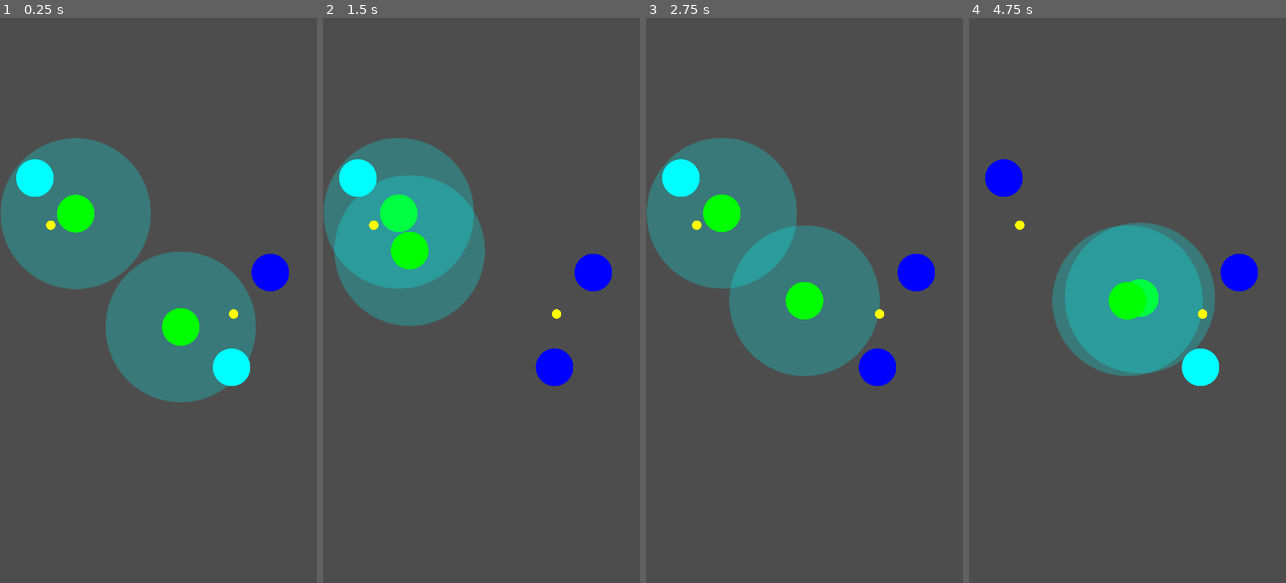
Above: before the commit, frames 1-4 (left to right).
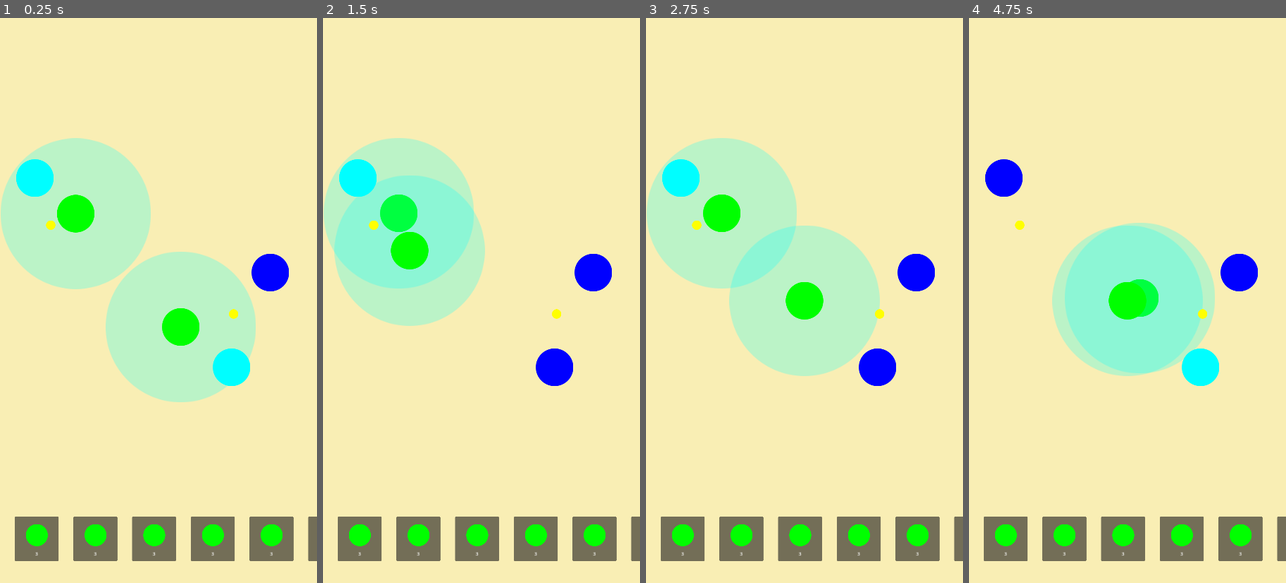
Above: after the commit, the same moments.

Repository: sisipun/Electrify
Game: Godot game, scene res://script/game.tscn
Two runs of this game, one before a commit and one after it. Both use one fixed random seed, a clock stepped at 60 frames per second and the inputs below.
Inputs (mouse positions are in pixels of both pictures, inside the frame that each line leads up to):
- Up to frame 1 (0.25 s): no input
- Up to frame 2 (1.5 s): tap Enter at 0.5 s; drag from (503, 328) to (399, 215) at 0.52 s; drag from (373, 227) to (481, 300) at 1.27 s
- Up to frame 3 (2.75 s): tap Space at 2 s; move the mouse to (880, 311) at 2.02 s; click (880, 311) at 2.17 s
- Up to frame 4 (4.75 s): tap Enter at 2.75, 4.25 s; drag from (1019, 227) to (1127, 300) at 2.77 s; tap Space at 3.5 s; move the mouse to (1222, 385) at 3.52 s; click (1222, 385) at 3.67 s; drag from (1032, 215) to (1127, 300) at 4.27 s

The runs differ from the first frame. In frame 1, 97% of the frame differs, in the area x 0-100%, y 0-100%; in frame 2, 97%; in frame 3, 97%; in frame 4, 97%.

Commit message:
Create interface node + station list panel

Diff:
--- a/script/game.tscn
+++ b/script/game.tscn
@@ -1,9 +1,30 @@
-[gd_scene load_steps=2 format=3 uid="uid://c2kb26jw5eyle"]
+[gd_scene load_steps=4 format=3 uid="uid://c2kb26jw5eyle"]
 
 [ext_resource type="PackedScene" uid="uid://civmld8jgj43g" path="res://script/level/level.tscn" id="1_qe6p7"]
+[ext_resource type="PackedScene" uid="uid://bfuyhl76347oj" path="res://script/interface/interface.tscn" id="2_ulcvg"]
+[ext_resource type="PackedScene" uid="uid://x3t4tisbkbcj" path="res://script/interface/panel/station/station_list_panel.tscn" id="3_t84e3"]
 
 [node name="Game" type="Node"]
+
+[node name="BackgroundLayer" type="CanvasLayer" parent="."]
+layer = 0
+
+[node name="Backfround" type="ColorRect" parent="BackgroundLayer"]
+anchors_preset = 15
+anchor_right = 1.0
+anchor_bottom = 1.0
+grow_horizontal = 2
+grow_vertical = 2
+color = Color(0.976471, 0.933333, 0.705882, 1)
 
 [node name="LevelLayer" type="CanvasLayer" parent="."]
 
 [node name="Level" parent="LevelLayer" instance=ExtResource("1_qe6p7")]
+
+[node name="InterfaceLayer" type="CanvasLayer" parent="."]
+layer = 2
+
+[node name="Interface" parent="InterfaceLayer" instance=ExtResource("2_ulcvg")]
+
+[node name="StationList" parent="InterfaceLayer/Interface" instance=ExtResource("3_t84e3")]
+layout_mode = 1
--- /dev/null
+++ b/script/interface/common/component/container/drag_scroll/drag_scroll_container.gd
@@ -0,0 +1,8 @@
+class_name DragScrollContainer
+extends ScrollContainer
+
+
+func _gui_input(event: InputEvent) -> void:
+	if event is InputEventScreenDrag:
+		scroll_vertical -= event.relative.y
+		scroll_horizontal -= event.relative.x
--- /dev/null
+++ b/script/interface/common/component/container/drag_scroll/drag_scroll_container.tscn
@@ -0,0 +1,6 @@
+[gd_scene load_steps=2 format=3 uid="uid://dblvp6eu31chm"]
+
+[ext_resource type="Script" path="res://script/interface/common/component/container/drag_scroll/drag_scroll_container.gd" id="1_a0k0n"]
+
+[node name="DragScrollContainer" type="ScrollContainer"]
+script = ExtResource("1_a0k0n")
--- /dev/null
+++ b/script/interface/interface.tscn
@@ -0,0 +1,10 @@
+[gd_scene format=3 uid="uid://bfuyhl76347oj"]
+
+[node name="Interface" type="Control"]
+layout_mode = 3
+anchors_preset = 15
+anchor_right = 1.0
+anchor_bottom = 1.0
+grow_horizontal = 2
+grow_vertical = 2
+mouse_filter = 1
--- /dev/null
+++ b/script/interface/panel/station/station_definition.gd
@@ -0,0 +1,7 @@
+class_name StationDefinition
+extends Panel
+
+
+func _gui_input(event: InputEvent) -> void:
+	if event is InputEventScreenDrag:
+		print('drag')
--- /dev/null
+++ b/script/interface/panel/station/station_definition.tscn
@@ -0,0 +1,41 @@
+[gd_scene load_steps=3 format=3 uid="uid://ceeklw0avuh5r"]
+
+[ext_resource type="Script" path="res://script/interface/panel/station/station_definition.gd" id="1_vi62g"]
+[ext_resource type="Texture2D" uid="uid://ctha0p0dasaaa" path="res://asset/image/level/station/station.svg" id="1_ysehr"]
+
+[node name="StationDefinition" type="Panel"]
+custom_minimum_size = Vector2(150, 150)
+offset_right = 150.0
+offset_bottom = 150.0
+script = ExtResource("1_vi62g")
+
+[node name="Body" type="NinePatchRect" parent="."]
+custom_minimum_size = Vector2(75, 75)
+layout_mode = 1
+anchors_preset = 5
+anchor_left = 0.5
+anchor_right = 0.5
+offset_left = -37.5
+offset_top = 25.0
+offset_right = 37.5
+offset_bottom = 100.0
+grow_horizontal = 2
+texture = ExtResource("1_ysehr")
+
+[node name="Count" type="Label" parent="."]
+custom_minimum_size = Vector2(75, 30)
+layout_mode = 1
+anchors_preset = 7
+anchor_left = 0.5
+anchor_top = 1.0
+anchor_right = 0.5
+anchor_bottom = 1.0
+offset_left = -37.5
+offset_top = -40.0
+offset_right = 37.5
+offset_bottom = -10.0
+grow_horizontal = 2
+grow_vertical = 0
+text = "3"
+horizontal_alignment = 1
+vertical_alignment = 1
--- /dev/null
+++ b/script/interface/panel/station/station_list_panel.tscn
@@ -0,0 +1,59 @@
+[gd_scene load_steps=3 format=3 uid="uid://x3t4tisbkbcj"]
+
+[ext_resource type="PackedScene" uid="uid://dblvp6eu31chm" path="res://script/interface/common/component/container/drag_scroll/drag_scroll_container.tscn" id="1_yyo3t"]
+[ext_resource type="PackedScene" uid="uid://ceeklw0avuh5r" path="res://script/interface/panel/station_definition.tscn" id="2_h815n"]
+
+[node name="StationList" type="Control"]
+custom_minimum_size = Vector2(0, 300)
+layout_mode = 3
+anchors_preset = 12
+anchor_top = 1.0
+anchor_right = 1.0
+anchor_bottom = 1.0
+grow_horizontal = 2
+grow_vertical = 0
+
+[node name="DragScrollContainer" parent="." instance=ExtResource("1_yyo3t")]
+layout_mode = 1
+anchors_preset = 15
+anchor_right = 1.0
+anchor_bottom = 1.0
+grow_horizontal = 2
+grow_vertical = 2
+horizontal_scroll_mode = 3
+vertical_scroll_mode = 3
+
+[node name="CenterContainer" type="CenterContainer" parent="DragScrollContainer"]
+layout_mode = 2
+size_flags_horizontal = 3
+size_flags_vertical = 3
+
+[node name="MarginContainer" type="MarginContainer" parent="DragScrollContainer/CenterContainer"]
+layout_mode = 2
+theme_override_constants/margin_left = 50
+theme_override_constants/margin_right = 50
+
+[node name="Definitions" type="HBoxContainer" parent="DragScrollContainer/CenterContainer/MarginContainer"]
+layout_mode = 2
+theme_override_constants/separation = 50
+
+[node name="StationDefinition" parent="DragScrollContainer/CenterContainer/MarginContainer/Definitions" instance=ExtResource("2_h815n")]
+layout_mode = 2
+
+[node name="StationDefinition2" parent="DragScrollContainer/CenterContainer/MarginContainer/Definitions" instance=ExtResource("2_h815n")]
+layout_mode = 2
+
+[node name="StationDefinition3" parent="DragScrollContainer/CenterContainer/MarginContainer/Definitions" instance=ExtResource("2_h815n")]
+layout_mode = 2
+
+[node name="StationDefinition4" parent="DragScrollContainer/CenterContainer/MarginContainer/Definitions" instance=ExtResource("2_h815n")]
+layout_mode = 2
+
+[node name="StationDefinition5" parent="DragScrollContainer/CenterContainer/MarginContainer/Definitions" instance=ExtResource("2_h815n")]
+layout_mode = 2
+
+[node name="StationDefinition6" parent="DragScrollContainer/CenterContainer/MarginContainer/Definitions" instance=ExtResource("2_h815n")]
+layout_mode = 2
+
+[node name="StationDefinition7" parent="DragScrollContainer/CenterContainer/MarginContainer/Definitions" instance=ExtResource("2_h815n")]
+layout_mode = 2
